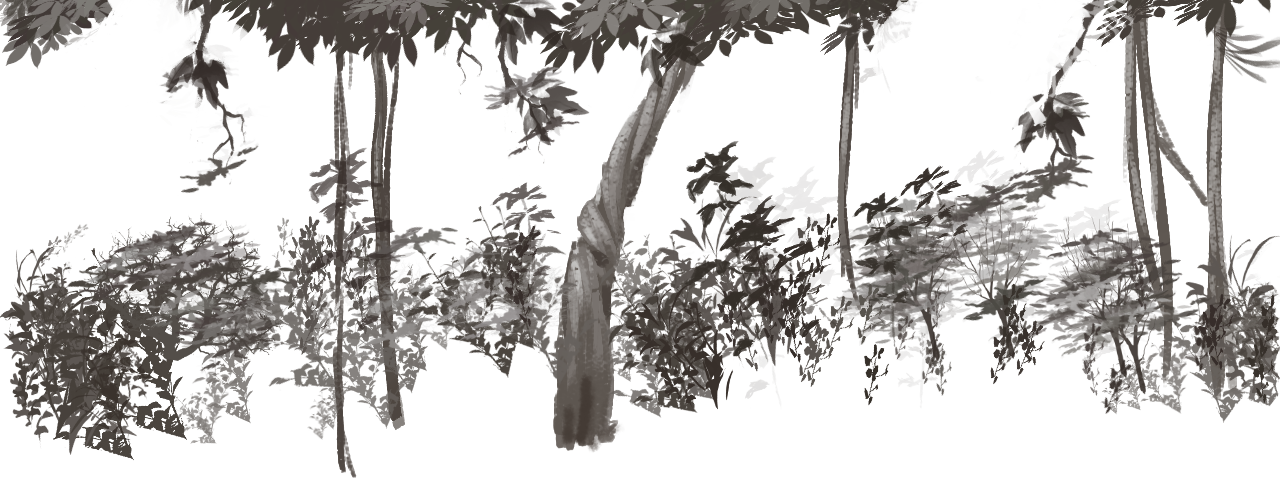
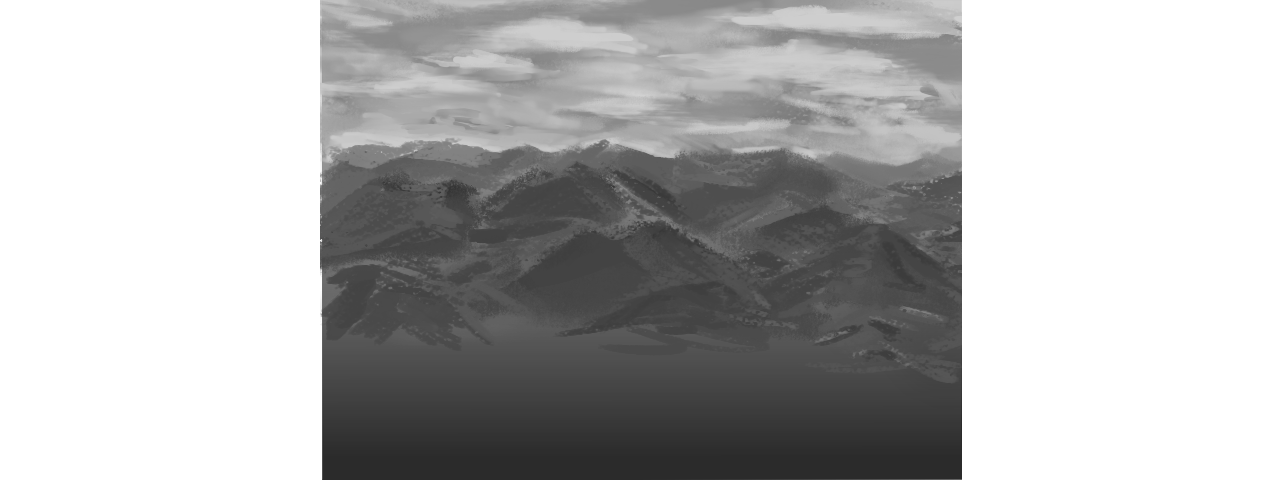
Before/after of a 1280×480 layered artwork. What changed in the layer stack:
hid "Paint Layer 6", painted on it over [0, 0, 1280, 480]
showed group "mountains&sky" (2 layers) over [130, 0, 1154, 480]
painted on "mountains" over [258, 0, 962, 472]
painted on "sky" over [130, 0, 1154, 480]
showed "Background", painted on it over [0, 0, 1280, 480]
